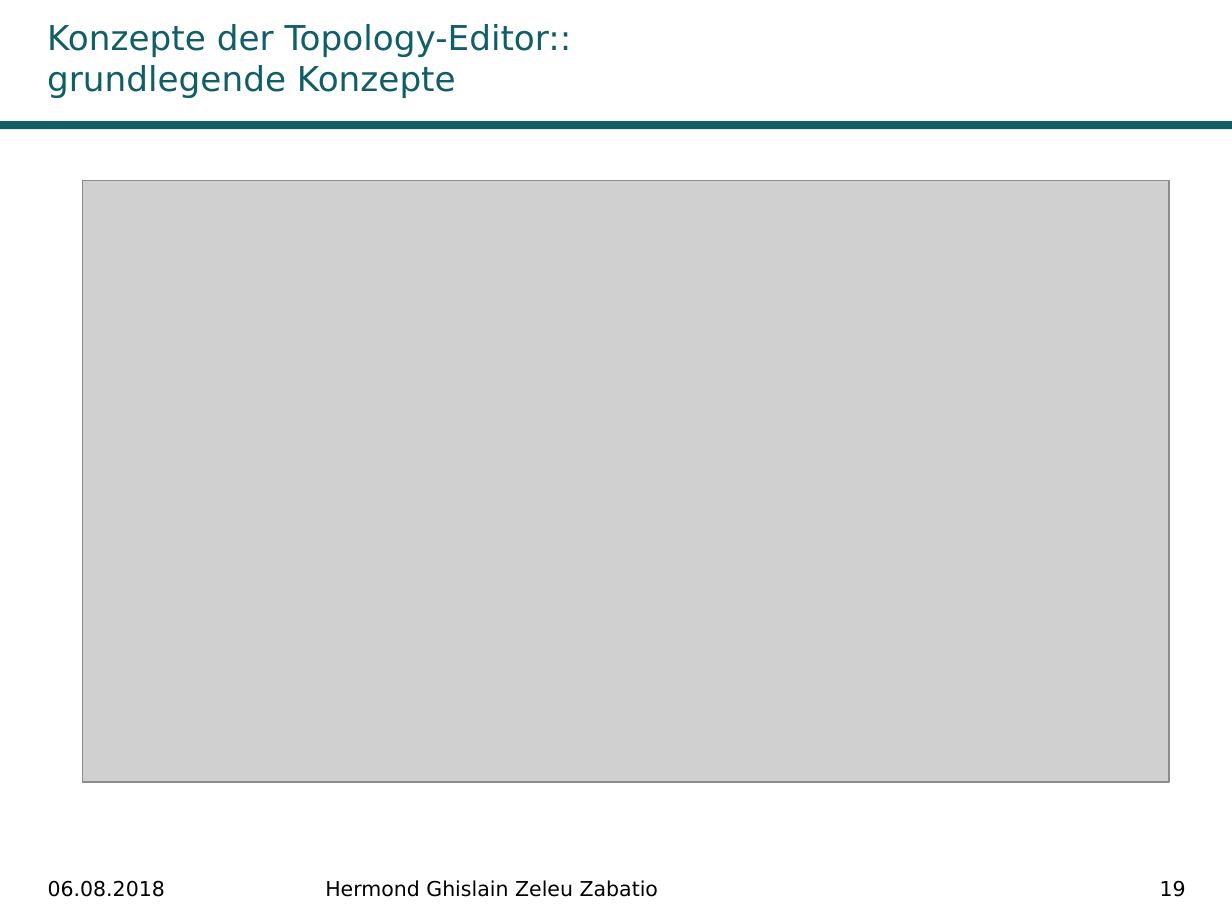
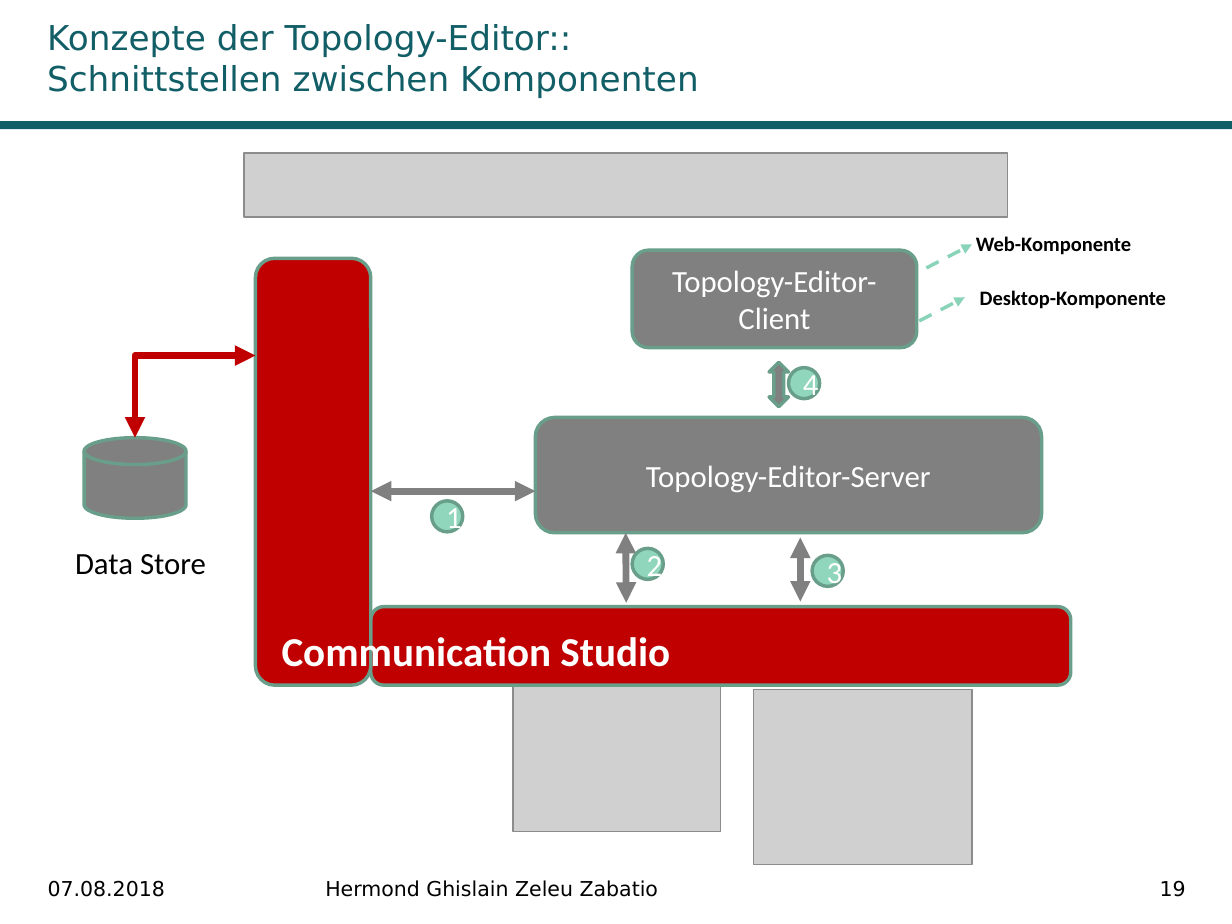
Before and after one commit to Ghislain1/zoe-fb-app, a slide deck: slide 19 of Master-Abschluss.pptx. Drawn at 1232x924 pixels with LibreOffice and Linux fonts; fonts in the diff are those of the drawing; grey boxes stand for pictures; background and template pictures are left out. Boxes give left, top, right and bottom in pixels: in the first picture for what was removed or moved away, otherwise in the second. Text is boxed around its words. In the diff, an @@ line names an element or a change of style, - is before the commit and + after.

```diff
--- a/Master-Abschluss.pptx
+++ b/Master-Abschluss.pptx
@@ title at <box>47,24,699,98</box>: text changed @@
-Konzepte der Topology-Editor:: grundlegende Konzepte
+Konzepte der Topology-Editor:: Schnittstellen zwischen Komponenten
@@ picture added at <box>244,153,1008,217</box> @@
@@ picture removed at <box>83,181,1169,782</box> @@
@@ text added at <box>976,236,1131,255</box>, 12 pt, text #000000, bold @@
+Web-Komponente
@@ rounded rectangle added at <box>255,259,371,685</box>, fill #C00000, outline #6A9E8C 2 pt @@
@@ rounded rectangle added at <box>632,250,917,347</box>, fill #808080, outline #6A9E8C 2 pt, 18 pt, text #FFFFFF @@
+Topology-Editor-Client
@@ arrow added from (926, 269) to (972, 244), #8AD3B9 2 pt dashed @@
@@ arrow added from (919, 320) to (965, 297), #8AD3B9 2 pt dashed @@
@@ text added at <box>980,290,1166,309</box>, 12 pt, text #000000, bold @@
+Desktop-Komponente
@@ elbow double arrow added from (136, 437) to (255, 356), #C00000 4 pt @@
@@ up down arrow added at <box>769,362,788,407</box>, fill #808080, outline #6A9E8C 2 pt @@
@@ ellipse added at <box>788,367,819,398</box>, fill #8FD6BD, outline #6A9E8C 2 pt, 18 pt, text #FFFFFF @@
+4
@@ rounded rectangle added at <box>536,418,1042,533</box>, fill #808080, outline #6A9E8C 2 pt, 18 pt, text #FFFFFF @@
+Topology-Editor-Server
@@ cylinder added at <box>84,437,186,517</box>, fill #808080, outline #6A9E8C 2 pt @@
@@ double arrow added from (371, 492) to (536, 492), #808080 4 pt @@
@@ ellipse added at <box>431,501,462,532</box>, fill #8FD6BD, outline #6A9E8C 2 pt, 18 pt, text #FFFFFF @@
+1
@@ double arrow added from (626, 602) to (626, 532), #808080 4 pt @@
@@ double arrow added from (801, 601) to (801, 537), #808080 4 pt @@
@@ text added at <box>75,554,206,575</box>, 18 pt, text #000000 @@
+Data Store
@@ ellipse added at <box>632,548,663,579</box>, fill #8FD6BD, outline #6A9E8C 2 pt, 18 pt, text #FFFFFF @@
+2
@@ ellipse added at <box>812,556,843,586</box>, fill #8FD6BD, outline #6A9E8C 2 pt, 18 pt, text #FFFFFF @@
+3
@@ rounded rectangle added at <box>371,606,1071,685</box>, fill #C00000, outline #6A9E8C 2 pt @@
@@ text added at <box>282,633,670,677</box>, 24 pt, text #FFFFFF, bold @@
+Communication Studio
@@ picture added at <box>513,676,721,832</box> @@
@@ picture added at <box>754,690,972,865</box> @@
@@ text at <box>48,880,165,897</box>: text changed @@
-06.08.2018
+07.08.2018
```
Also in this commit, not shown: 28 other slides changed, 2 other files.
